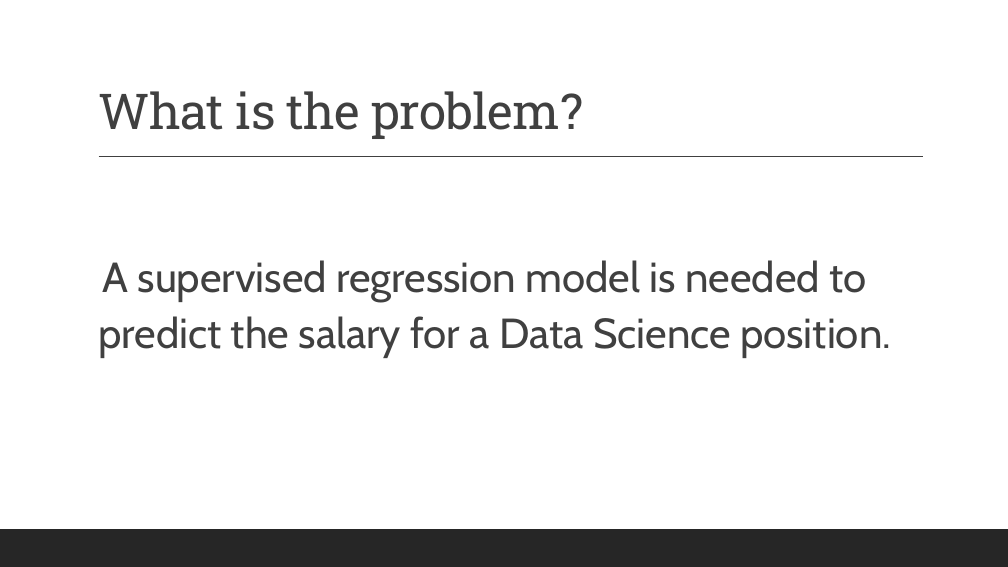
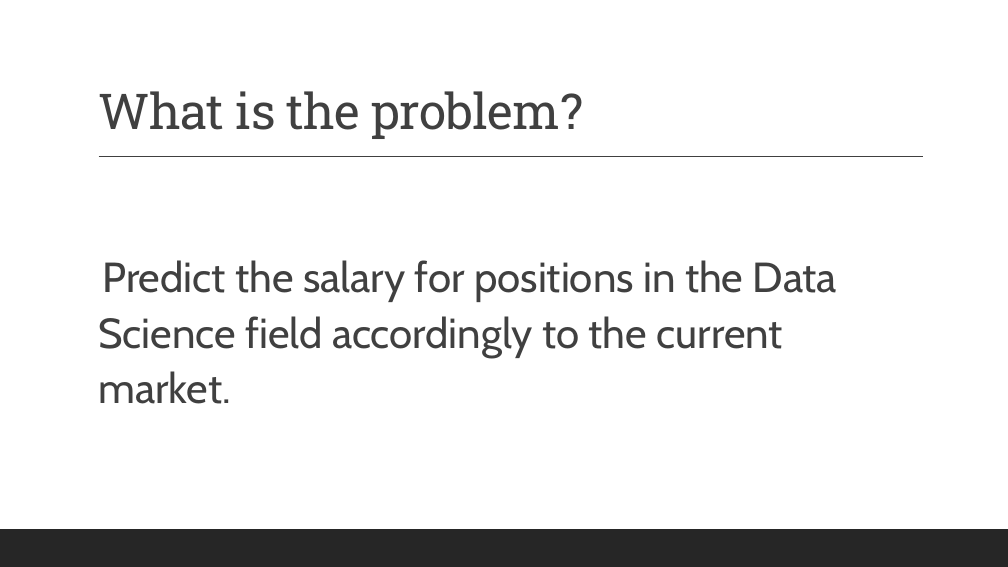
Before and after one commit to ronaldpacheco/Capstone_2_Data-Science-Salary-Prediction, a slide deck: slide 2 of Final/Capstone_2_Project_Presentation.pptx. Drawn at 1008x567 pixels with LibreOffice and Linux fonts; fonts in the diff are those of the drawing. Boxes give left, top, right and bottom in pixels: in the first picture for what was removed or moved away, otherwise in the second. Text is boxed around its words. In the diff, an @@ line names an element or a change of style, - is before the commit and + after.

```diff
--- a/Final/Capstone_2_Project_Presentation.pptx
+++ b/Final/Capstone_2_Project_Presentation.pptx
@@ text at (x1=98, y1=260, x2=837, y2=404): text changed @@
-  A supervised regression model is needed to predict the salary for a Data Science position.
+  Predict the salary for positions in the Data Science field accordingly to the current market.
```
Also in this commit, not shown: 2 other slides changed, 1 other file.
